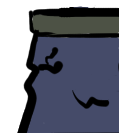
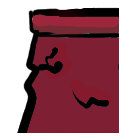
Revision of a layered 140 x 140 image; what changed, layer by layer:
painted on "Warstwa 1" over left=27, top=5, right=120, bottom=133
